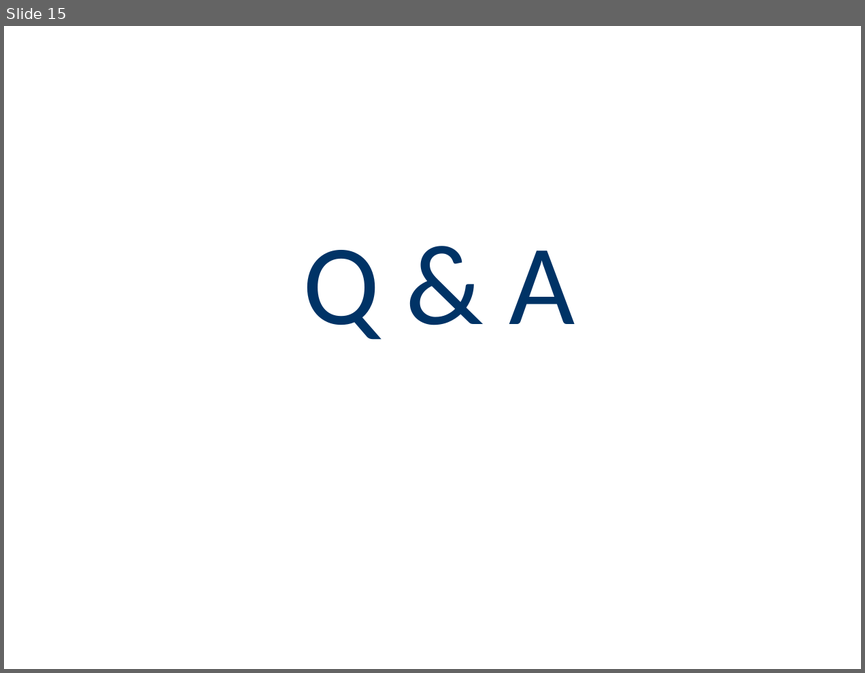
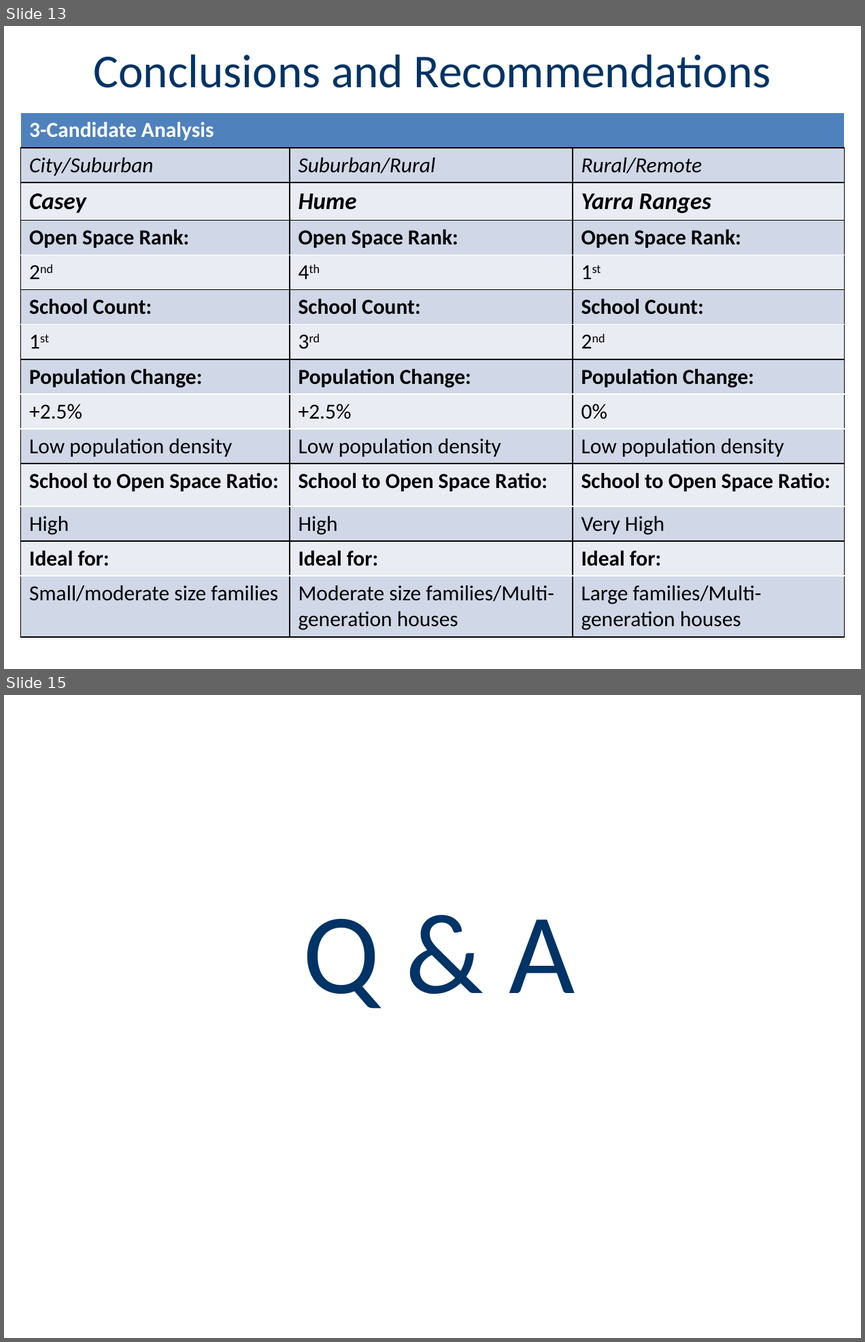
Before and after one commit to au-jr/Group-Project-1, a slide deck: Presentation/Open_Spaces_Presentation.pptx. Shown one above the other, each under a label of ours: slide 15 before the commit, slides 13 and 15 after it; the slides between them are not shown. The pictures are 865x673 and 865x1342 pixels, drawn with LibreOffice and Linux fonts; fonts in the diff are those of the drawing. Boxes give left, top, right and bottom in pixels: in the first picture for what was removed or moved away, otherwise in the second. Text is boxed around its words. In the diff, an @@ line names an element or a change of style, - is before the commit and + after.

```diff
--- a/Presentation/Open_Spaces_Presentation.pptx
+++ b/Presentation/Open_Spaces_Presentation.pptx
@@ slide 13 added at (4,26,861,669), background #FFFFFF @@
@@ title added at (93,55,771,88), 39.6 pt, text #003366 @@
+Conclusions and Recommendations
@@ table added at (20,112,844,633), 14 rows, 3 columns @@
+3-Candidate Analysis |  | 
+City/Suburban | Suburban/Rural | Rural/Remote
+Casey | Hume | Yarra Ranges
+Open Space Rank: | Open Space Rank: | Open Space Rank:
+2nd | 4th | 1st
+School Count: | School Count: | School Count:
+1st | 3rd | 2nd
+Population Change: | Population Change: | Population Change:
++2.5% | +2.5% | 0%
+Low population density | Low population density | Low population density
+School to Open Space Ratio: | School to Open Space Ratio: | School to Open Space Ratio:
+High | High | Very High
+Ideal for: | Ideal for: | Ideal for:
+Small/moderate size families | Moderate size families/Multi-generation houses | Large families/Multi-generation houses
```
Also in this commit, not shown: 1 slide changed, 1 slide removed.
